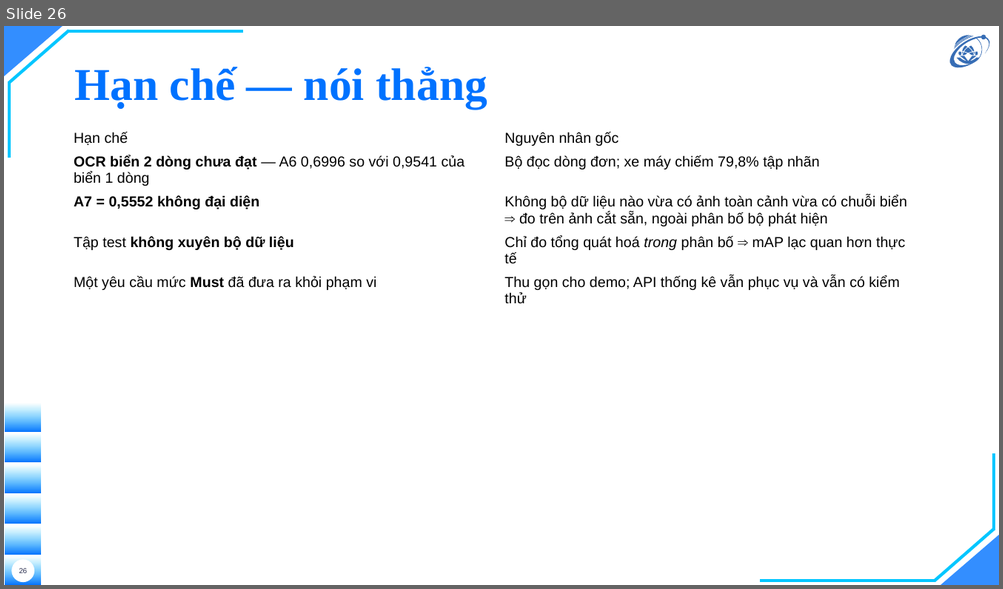
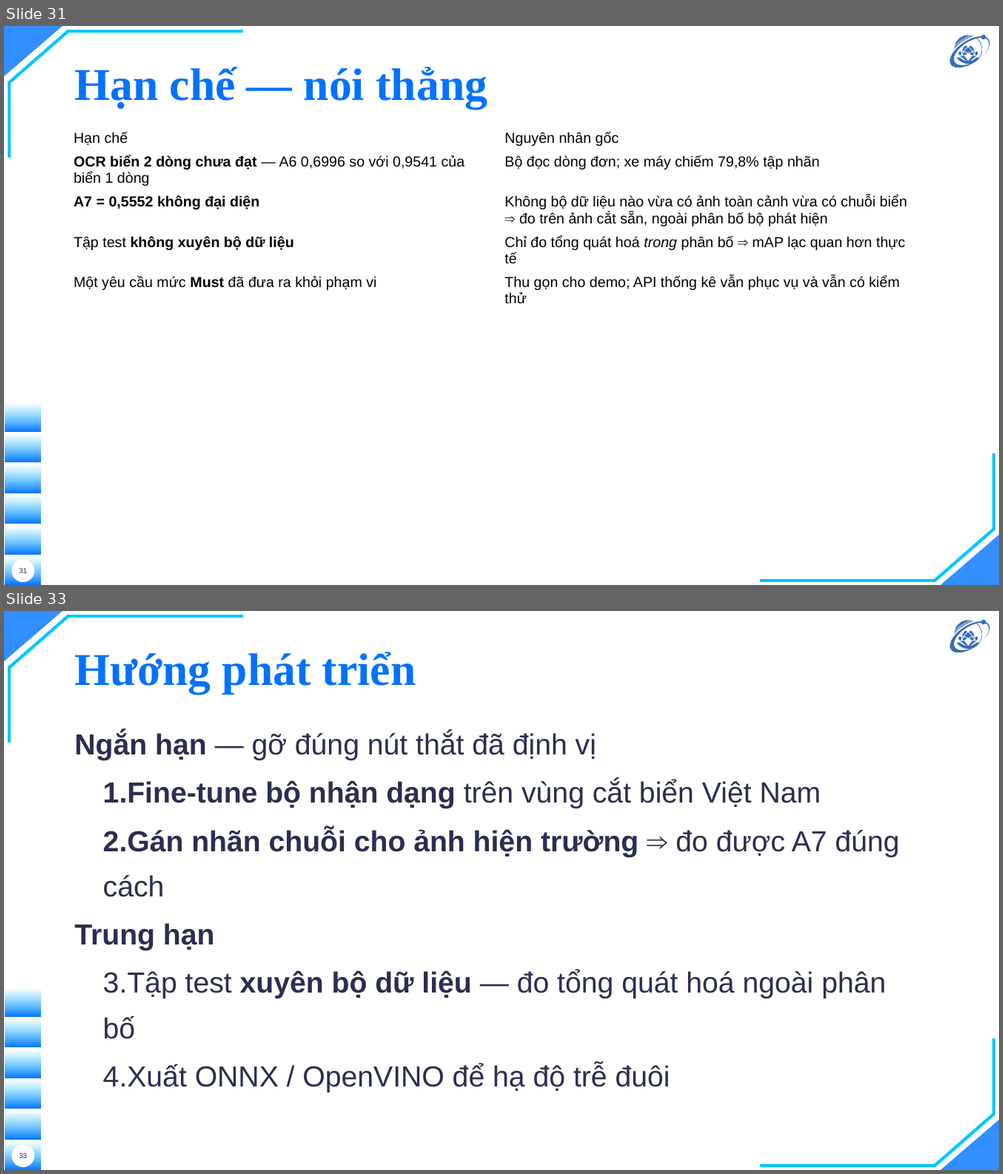
Before and after one commit to hieunguyen2604/alpr-do-an-mon-hoc, a slide deck: docs/slides/slides.pptx. Shown one above the other, each under a label of ours: slide 26 before the commit, slides 31 and 33 after it; the slides between them are not shown. The pictures are 1003x589 and 1003x1174 pixels, drawn with LibreOffice and Linux fonts; fonts in the diff are those of the drawing; background and template pictures are left out. Boxes give left, top, right and bottom in pixels: in the first picture for what was removed or moved away, otherwise in the second. Text is boxed around its words. In the diff, an @@ line names an element or a change of style, - is before the commit and + after.

```diff
--- a/docs/slides/slides.pptx
+++ b/docs/slides/slides.pptx
@@ slide 33 added at (4,611,999,1170), background picture (left out); not listed: 16 template elements that a slide beside it also shows @@
@@ title added at (74,652,416,693), 44 pt, text #0072FF, bold @@
+Hướng phát triển
@@ text added at (74,732,899,1093), 28 pt, text #2A2F4F @@
+Ngắn hạn — gỡ đúng nút thắt đã định vị
+1. Fine-tune bộ nhận dạng trên vùng cắt biển Việt Nam
+2. Gán nhãn chuỗi cho ảnh hiện trường ⇒ đo được A7 đúng cách
+Trung hạn
+3. Tập test xuyên bộ dữ liệu — đo tổng quát hoá ngoài phân bố
+4. Xuất ONNX / OpenVINO để hạ độ trễ đuôi
@@ page number added at (19,1153,27,1159), 7 pt, text #2A2F4F @@
+33
@@ what was slide 26 is now slide 31 @@
@@ page number at (19,568,27,574): text changed @@
-26
+31
```
Also in this commit, not shown: 19 slides changed, 6 other slides added, 1 slide removed, 5 other files.
